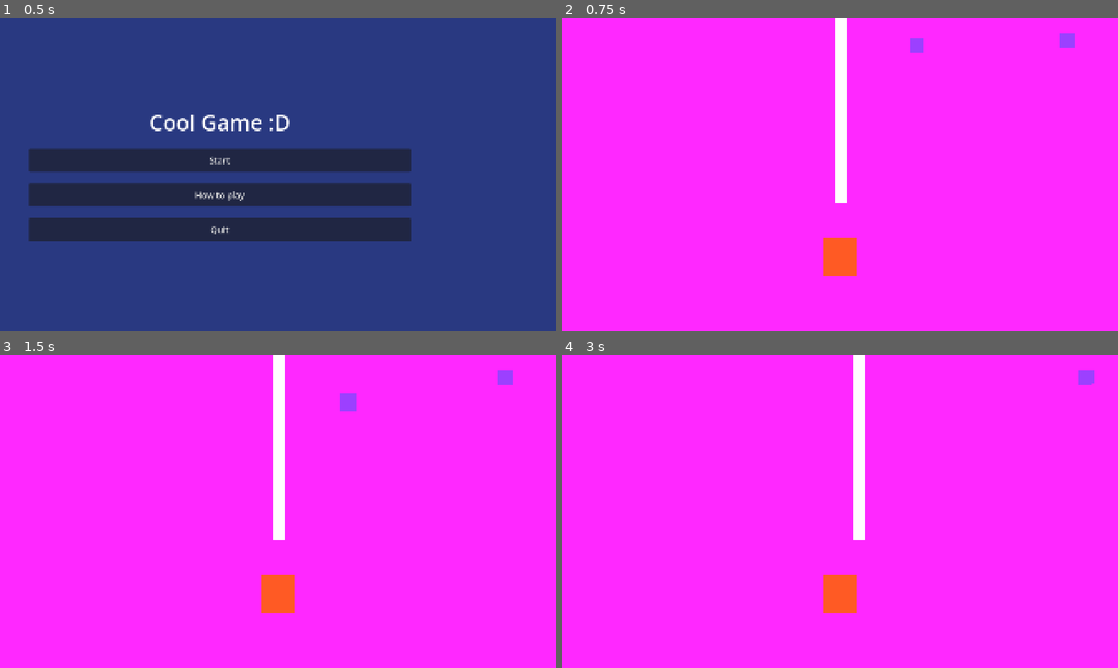
Above: before the commit, frames 1-4 (two rows, left to right).
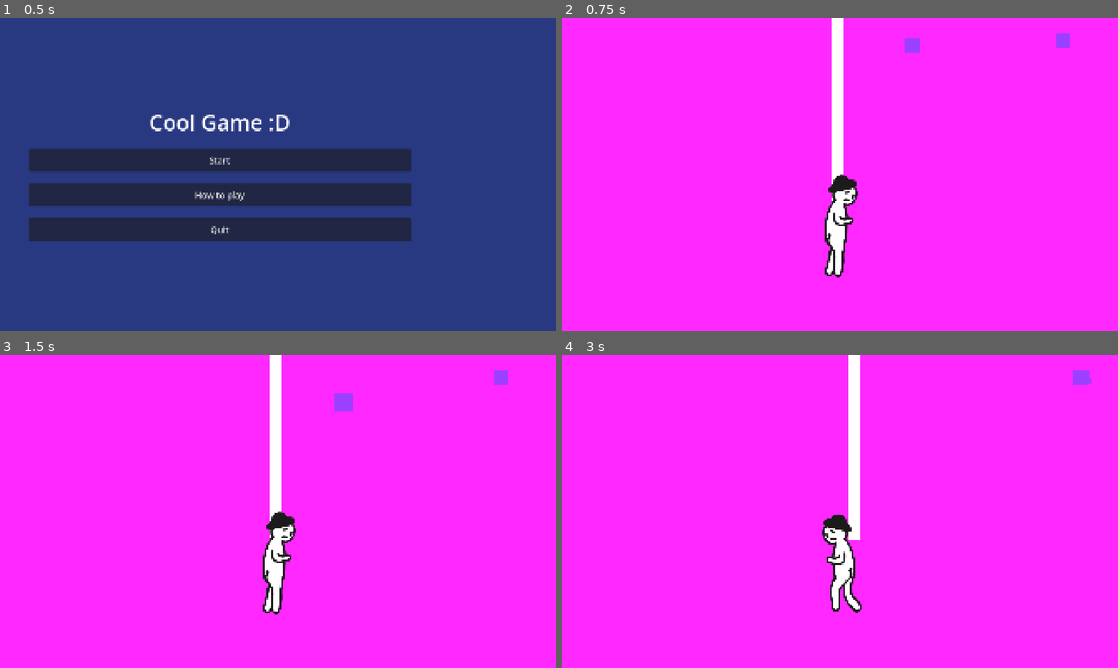
Above: after the commit, the same moments.

Repository: myryk31415/bimm-game-jam
Game: Godot game, scene res://scenes/main_menu.tscn
Same seed, same stepped clock (60 frames per second), same inputs: the game is played once before the commit and once after it.
Inputs (mouse positions are in pixels of both pictures, inside the frame that each line leads up to):
- Up to frame 1 (0.5 s): no input
- Up to frame 2 (0.75 s): click "Start" at 0.5 s
- Up to frame 3 (1.5 s): tap Enter (ui_accept) at 1.25 s; drag from (355, 383) to (333, 442) at 1.27 s
- Up to frame 4 (3 s): tap Enter (ui_accept) at 2, 2.75 s; drag from (1067, 376) to (812, 574) at 2.02 s; move the mouse to (895, 442) at 2.77 s; hold Left (left) from 2.78 s (still down)

Frame 1 is identical in both runs. In frame 2, 2.3% of the frame differs, in the area x 47-93%, y 0-83%; in frame 3, 2.3%; in frame 4, 2.7%, in the area x 46-96%, y 0-83%.

Commit message:
Add character animation
Signed-off-by: Paul Adam <adamp@posteo.de>

Diff:
--- a/scenes/level_1.tscn
+++ b/scenes/level_1.tscn
@@ -21,9 +21,6 @@
 grow_vertical = 2
 color = Color(1, 0.15686275, 1, 1)
 
-[node name="Player" parent="." unique_id=1278691344 instance=ExtResource("2_rus8k")]
-position = Vector2(139, 1012)
-
 [node name="ColorRect" type="ColorRect" parent="." unique_id=662733887]
 offset_left = 124.0
 offset_top = 109.0
@@ -42,6 +39,9 @@
 position = Vector2(1491.0001, 844)
 scale = Vector2(30, 5)
 
+[node name="Player" parent="." unique_id=1278691344 instance=ExtResource("2_rus8k")]
+position = Vector2(154, 902)
+
 [node name="Movable 1" parent="." unique_id=1422847293 instance=ExtResource("6_pa8r4")]
 position = Vector2(404, 283)
 
--- a/scenes/player.gd
+++ b/scenes/player.gd
@@ -24,6 +24,14 @@
 	else:
 		velocity.x = move_toward(velocity.x, 0, SPEED)
 
+	if velocity.x > 0:
+		%AnimatedSprite2D.play("walk")
+		%AnimatedSprite2D.flip_h = false
+	elif velocity.x < 0:
+		%AnimatedSprite2D.play("walk")
+		%AnimatedSprite2D.flip_h = true
+	else:
+		%AnimatedSprite2D.play("stand")
 	move_and_slide()
 	get_last_slide_collision()
 
--- a/scenes/player.tscn
+++ b/scenes/player.tscn
@@ -1,34 +1,54 @@
 [gd_scene format=3 uid="uid://r0caupxdyhlg"]
 
 [ext_resource type="Script" uid="uid://d16gl0rcmtt5o" path="res://scenes/player.gd" id="1_g2els"]
+[ext_resource type="Texture2D" uid="uid://bmrprm8i6xoeg" path="res://assets/character/feargameChar_Walk1.png" id="2_qlg0r"]
+[ext_resource type="Texture2D" uid="uid://cj8bk2jasvro" path="res://assets/character/feargameChar_Walk2.png" id="3_tuyoq"]
+[ext_resource type="Texture2D" uid="uid://djsobu14tpw07" path="res://assets/character/feargameChar_Walk3.png" id="4_fjrip"]
+[ext_resource type="Texture2D" uid="uid://bbn1xkn5gwfx0" path="res://assets/character/feargameChar_Walk4.png" id="5_smehm"]
 
 [sub_resource type="RectangleShape2D" id="RectangleShape2D_g2els"]
-size = Vector2(120, 133)
+size = Vector2(120, 355)
+
+[sub_resource type="SpriteFrames" id="SpriteFrames_ur7pv"]
+animations = [{
+"frames": [{
+"duration": 1.0,
+"texture": ExtResource("3_tuyoq")
+}],
+"loop": true,
+"name": &"stand",
+"speed": 5.0
+}, {
+"frames": [{
+"duration": 1.0,
+"texture": ExtResource("2_qlg0r")
+}, {
+"duration": 1.0,
+"texture": ExtResource("3_tuyoq")
+}, {
+"duration": 1.0,
+"texture": ExtResource("4_fjrip")
+}, {
+"duration": 1.0,
+"texture": ExtResource("5_smehm")
+}],
+"loop": true,
+"name": &"walk",
+"speed": 5.0
+}]
 
 [node name="Player" type="CharacterBody2D" unique_id=1278691344]
 script = ExtResource("1_g2els")
 
 [node name="CollisionShape2D" type="CollisionShape2D" parent="." unique_id=708228493]
+position = Vector2(0, -4.5)
 shape = SubResource("RectangleShape2D_g2els")
-
-[node name="Ampelmann" type="ColorRect" parent="." unique_id=1501415594]
-unique_name_in_owner = true
-offset_left = -60.000004
-offset_top = -67.0
-offset_right = 353.6364
-offset_bottom = 394.89392
-scale = Vector2(0.2901099, 0.29010993)
-color = Color(0.26061058, 1, 0.14840168, 1)
-
-[node name="Ampelmann_rot" type="ColorRect" parent="." unique_id=1534079572]
-unique_name_in_owner = true
-offset_left = -60.000004
-offset_top = -67.0
-offset_right = 353.63638
-offset_bottom = 394.8939
-scale = Vector2(0.2901099, 0.29010993)
-color = Color(1, 0.3547017, 0.14347064, 1)
 
 [node name="Camera2D" type="Camera2D" parent="." unique_id=1272232748]
 limit_top = 730
 limit_bottom = 730
+
+[node name="AnimatedSprite2D" type="AnimatedSprite2D" parent="." unique_id=550679368]
+unique_name_in_owner = true
+sprite_frames = SubResource("SpriteFrames_ur7pv")
+animation = &"walk"
Binary file added: assets/character/feargameChar_Walk1.png
Not shown, added: assets/character/feargameChar_Walk1.png.import
Binary file added: assets/character/feargameChar_Walk2.png
Not shown, added: assets/character/feargameChar_Walk2.png.import
Binary file added: assets/character/feargameChar_Walk3.png
Not shown, added: assets/character/feargameChar_Walk3.png.import
Binary file added: assets/character/feargameChar_Walk4.png
Not shown, added: assets/character/feargameChar_Walk4.png.import
